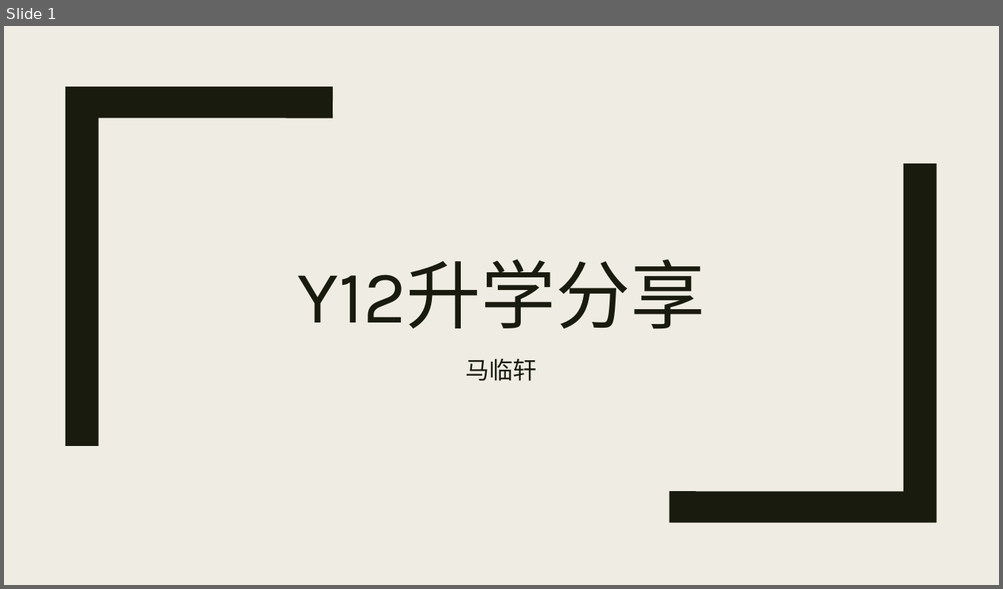
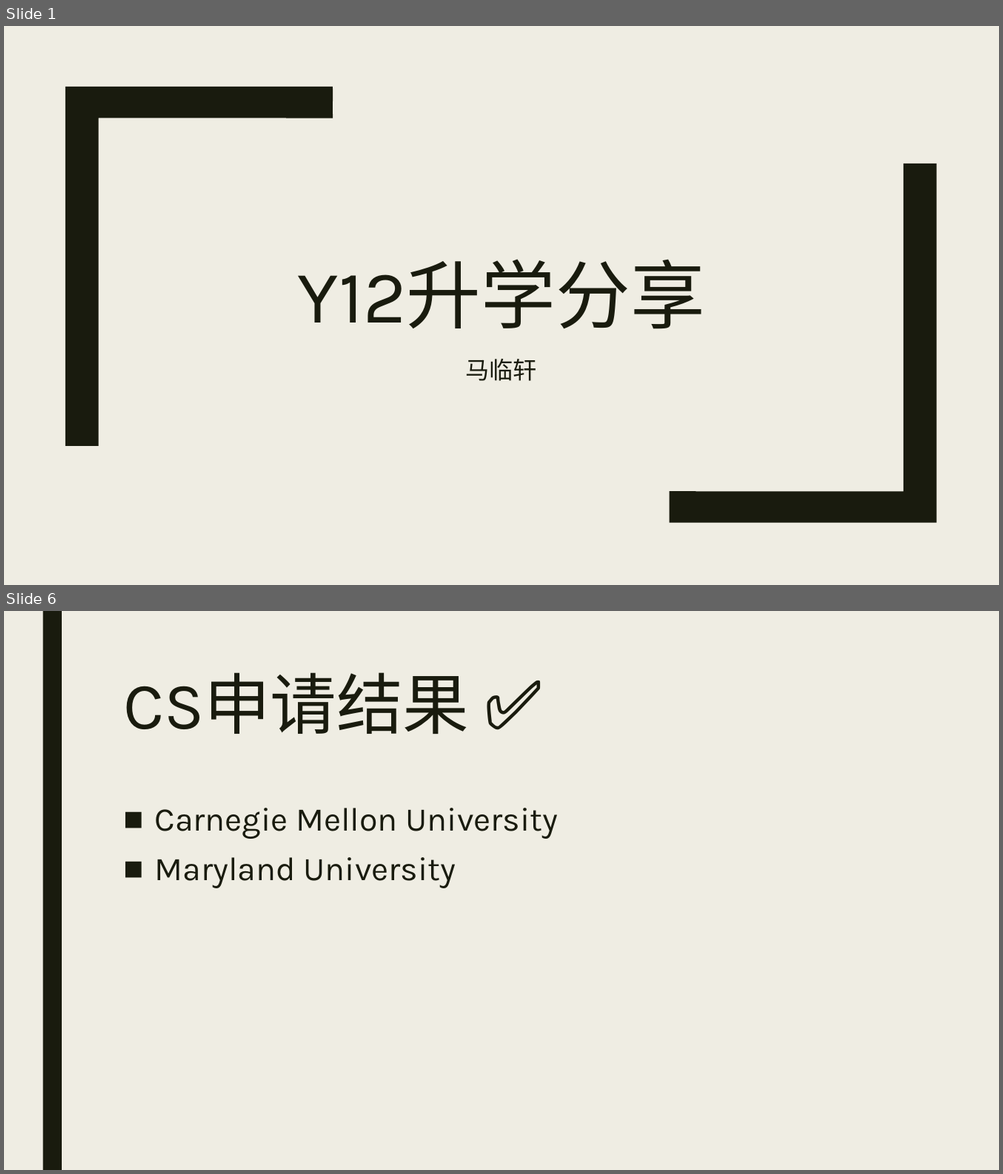
Before and after one commit to davidmaamoaix/fun-seminars, a slide deck: Presentation1.pptx. Shown one above the other, each under a label of ours: slide 1 before the commit, slides 1 and 6 after it; the slides between them are not shown. The pictures are 1003x589 and 1003x1174 pixels, drawn with LibreOffice and Linux fonts; fonts in the diff are those of the drawing. Boxes give left, top, right and bottom in pixels: in the first picture for what was removed or moved away, otherwise in the second. Text is boxed around its words. In the diff, an @@ line names an element or a change of style, - is before the commit and + after.

```diff
--- a/Presentation1.pptx
+++ b/Presentation1.pptx
@@ slide 6 added at <box>4,611,999,1170</box>, background #EFEDE3 @@
@@ rectangle added at <box>42,611,62,1170</box>, fill #191B0E @@
@@ title added at <box>123,672,469,734</box>, 64 pt, text #191B0E @@
+CS申请结果 ✅
@@ text added at <box>155,808,558,889</box>, 32 pt, text #191B0E @@
+■ Carnegie Mellon University
+■ Maryland University
```
Also in this commit, not shown: 23 other slides added.
